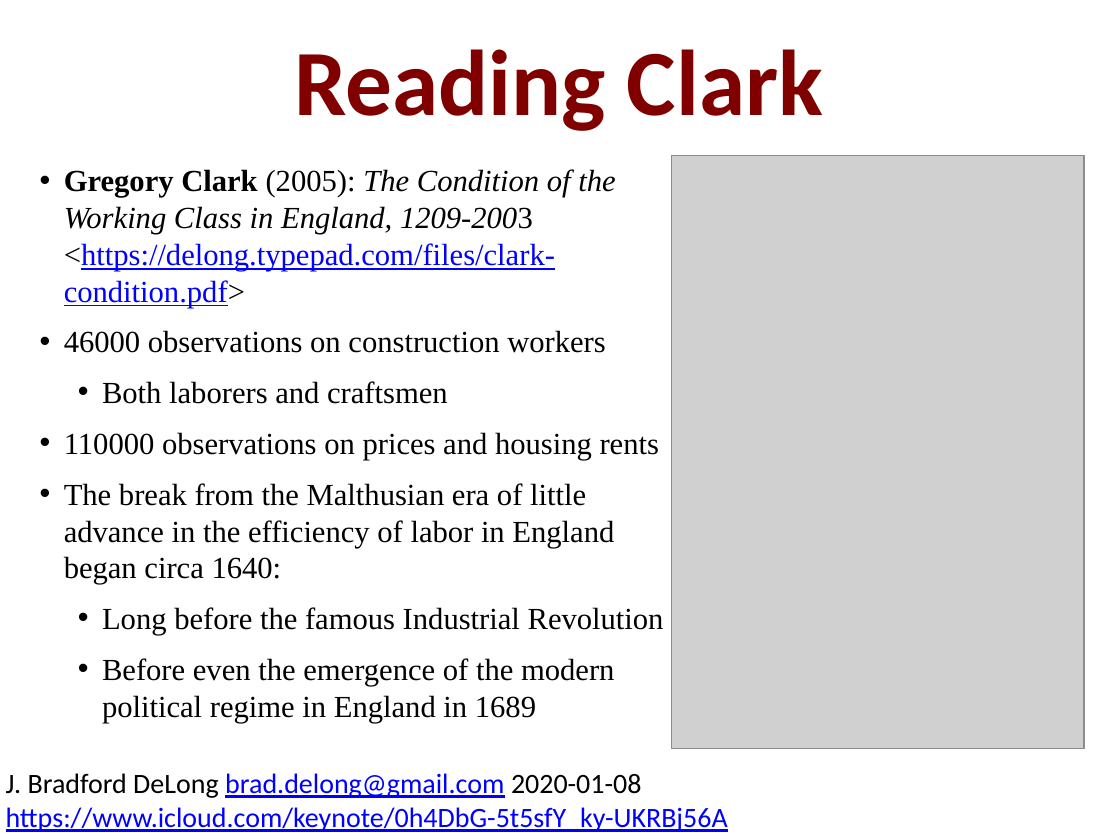
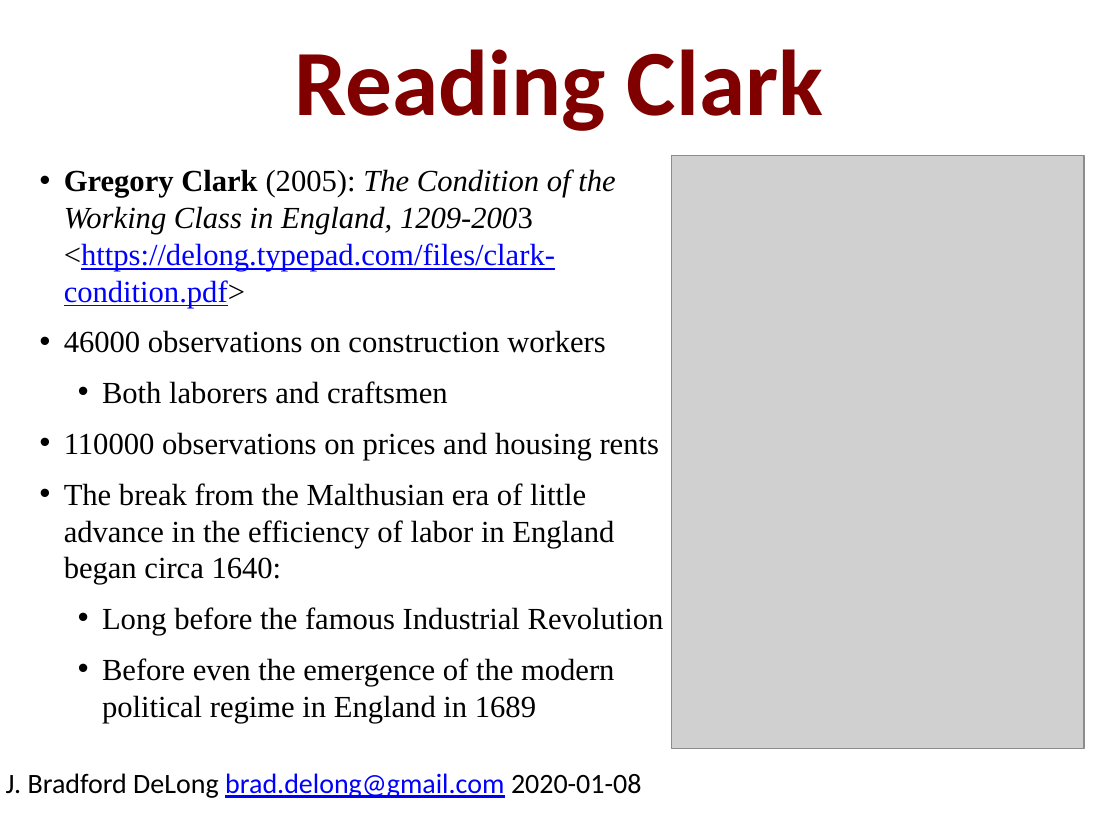
Before and after one commit to DavidLJ/public-files, a slide deck: slide 2 of article-clark-reading-note.pptx. Drawn at 1120x840 pixels with LibreOffice and Linux fonts; fonts in the diff are those of the drawing; grey boxes stand for pictures. Boxes give left, top, right and bottom in pixels: in the first picture for what was removed or moved away, otherwise in the second. Text is boxed around its words. In the diff, an @@ line names an element or a change of style, - is before the commit and + after.

```diff
--- a/article-clark-reading-note.pptx
+++ b/article-clark-reading-note.pptx
@@ text at (6,773,641,798): text changed; text colour #0000FF to #000000 @@
-J. Bradford DeLong brad.delong@gmail.com 2020-01-08 https://www.icloud.com/keynote/0h4DbG-5t5sfY_ky-UKRBj56A
+J. Bradford DeLong brad.delong@gmail.com 2020-01-08
```
